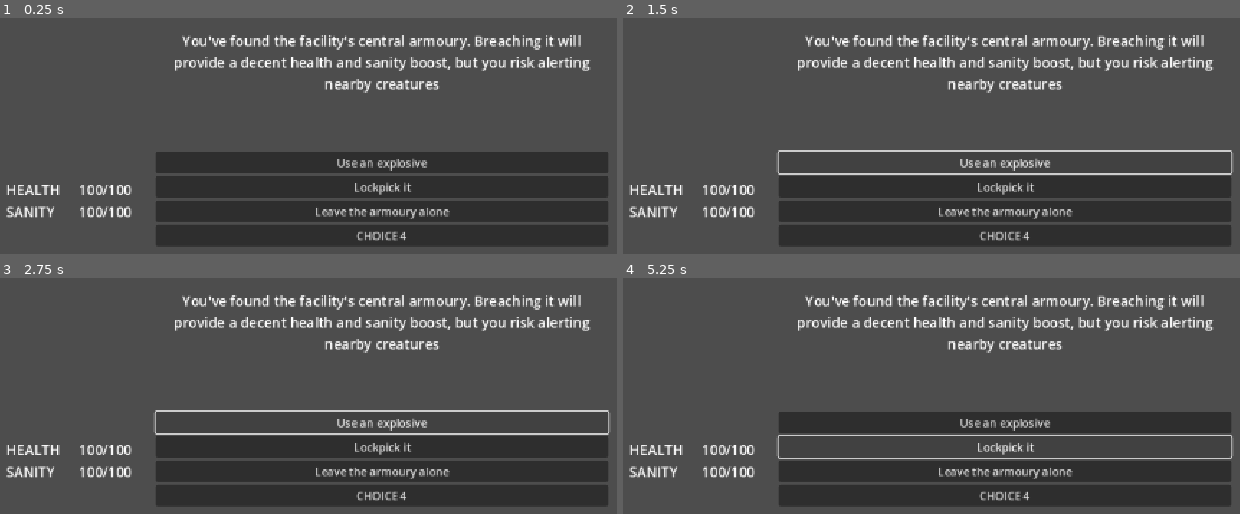
Above: before the commit, frames 1-4 (two rows, left to right).
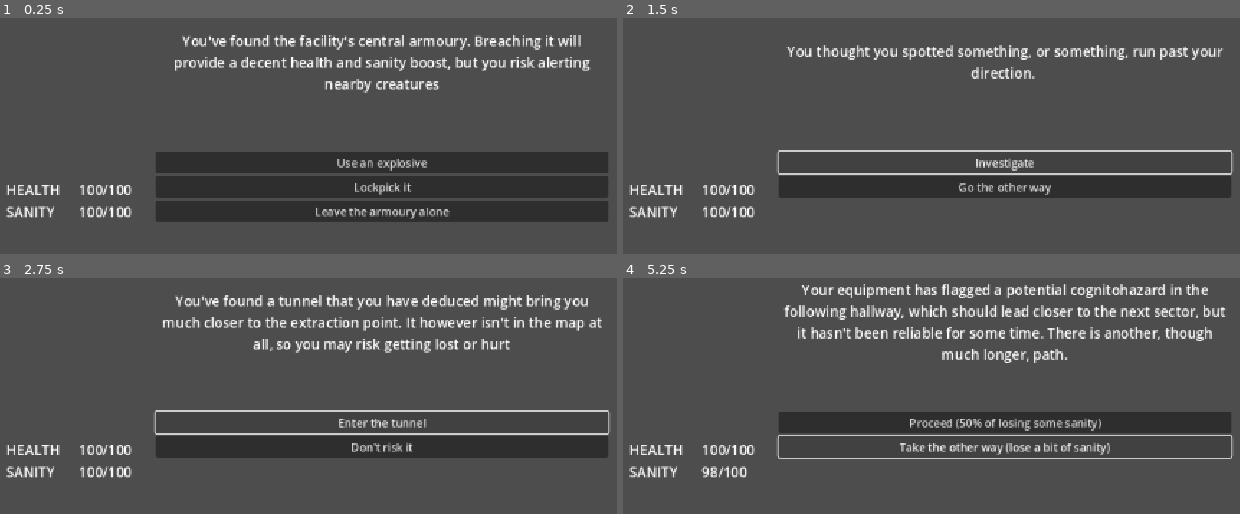
Above: after the commit, the same moments.

Repository: AAP-01/SCP-Field-prototype-II-
Game: Godot game, scene res://Scenes/main_game.tscn
The game is run twice, just before and just after one commit, with the same random seed, the same clock (stepped at 60 frames per second) and the same inputs.
Inputs (mouse positions are in pixels of both pictures, inside the frame that each line leads up to):
- Up to frame 1 (0.25 s): no input
- Up to frame 2 (1.5 s): click "Use an explosive" at 0.5 s; click "Use an explosive" (after the commit: "Investigate it") at 1.25 s
- Up to frame 3 (2.75 s): click "Use an explosive" (after the commit: "Investigate") at 2 s
- Up to frame 4 (5.25 s): click "Lockpick it" (after the commit: "Don't risk it") at 2.75 s; click (1005, 471) at 3.5 s, where only the run before the commit has a clickable "Leave the armoury alone"; click (1005, 495) at 4.25 s, where only the run before the commit has a clickable "CHOICE 4"; click "Lockpick it" (after the commit: "Go the other way") at 5 s

The runs differ from the first frame. In frame 1, 6.1% of the frame differs, in the area x 25-99%, y 87-97%; in frame 2, 19%; in frame 3, 18%; in frame 4, 24%, in the area x 12-99%, y 2-97%.
Error before the commit: Invalid access of index '3' on a base object of type: 'Array[MultipleChoiceData]'. (res://Scripts/event_manager.gd:54)

Commit message:
Game now runs another event after selecting an outcome, made unused buttons hide, and made the stat UI change

Diff:
--- a/Scenes/main_game.tscn
+++ b/Scenes/main_game.tscn
@@ -32,11 +32,14 @@
 layout_mode = 2
 theme_override_font_sizes/font_size = 20
 text = "HEALTH"
+vertical_alignment = 1
 
 [node name="Health Amount" type="Label" parent="Stat Bars/Health"]
 layout_mode = 2
 theme_override_font_sizes/font_size = 20
 text = "100/100"
+horizontal_alignment = 2
+vertical_alignment = 1
 
 [node name="Sanity" type="HBoxContainer" parent="Stat Bars"]
 layout_mode = 2
@@ -46,11 +49,14 @@
 layout_mode = 2
 theme_override_font_sizes/font_size = 20
 text = "SANITY"
+vertical_alignment = 1
 
 [node name="Sanity Amount" type="Label" parent="Stat Bars/Sanity"]
 layout_mode = 2
 theme_override_font_sizes/font_size = 20
 text = "100/100"
+horizontal_alignment = 2
+vertical_alignment = 1
 
 [node name="Event" type="VBoxContainer" parent="."]
 custom_minimum_size = Vector2(652, 0)
@@ -107,3 +113,4 @@
 [connection signal="pressed" from="Event/VBoxContainer/Choice 3" to="Managers/Event Manager" method="_on_choice_3_pressed"]
 [connection signal="pressed" from="Event/VBoxContainer/Choice 4" to="Managers/Event Manager" method="_on_choice_4_pressed"]
 [connection signal="choice_selected" from="Managers/Event Manager" to="Managers/Player Manager" method="_on_event_manager_choice_selected"]
+[connection signal="stats_changed" from="Managers/Player Manager" to="Managers/Event Manager" method="_on_player_manager_stats_changed"]
--- a/Scripts/event_manager.gd
+++ b/Scripts/event_manager.gd
@@ -29,8 +29,13 @@
 	print("Event selected: " + event.resource_path.get_file())
 
 	if event is MultipleChoiceEventData:
-		for i in range(event.choices.size()):
-			choice_buttons[i].text = event.choices[i].choice_text
+		for choice in range(event.choices.size()):	# Not a for-each loop. Goes from 0 to the choice's number of choices
+			choice_buttons[choice].text = event.choices[choice].choice_text
+
+		for button in choice_buttons:
+			if button.get_index() > event.choices.size() - 1:
+				button.hide()
+
 	elif event is OneChoiceEventData:
 		choice_buttons[0].text = event.choice.outcome_text
 		choice_buttons[1].hide()
@@ -83,3 +88,7 @@
 	elif event is OneChoiceEventData:
 		print("Outcome: " + event.choice.outcome_text)
 		choice_selected.emit(event.choice)
+
+# This runs when PlayerManager to indicate the stats have been changed and can rerun an event
+func _on_player_manager_stats_changed() -> void:
+	select_event()
--- a/Scripts/player_manager.gd
+++ b/Scripts/player_manager.gd
@@ -1,9 +1,14 @@
 extends Node
 class_name PlayerManager
+
+@onready var health_amount: Label = $"../../Stat Bars/Health/Health Amount"
+@onready var sanity_amount: Label = $"../../Stat Bars/Sanity/Sanity Amount"
 
 static var health = 100
 static var sanity = 100
 static var advancement = 0
+
+signal stats_changed
 
 static func reset_data() -> void:
 	health = 100
@@ -17,10 +22,14 @@
 	sanity = clamp(sanity, 0, 100)
 	advancement += outcome.advancement
 
+	health_amount.text = str(health) + "/100"
+	sanity_amount.text = str(sanity) + "/100"
+
 	print("	Health change: " + str(outcome.health_change) + ", Current health: " + str(health))
 	print("	Sanity change: " + str(outcome.sanity_change) + ", Current sanity: " + str(sanity))
 	print("	Advancement: " + str(outcome.advancement) + ", Current advancement: " + str(advancement))
 	print("=====")
+	stats_changed.emit()
 
 	# Send to game over
 	if health <= 0:
